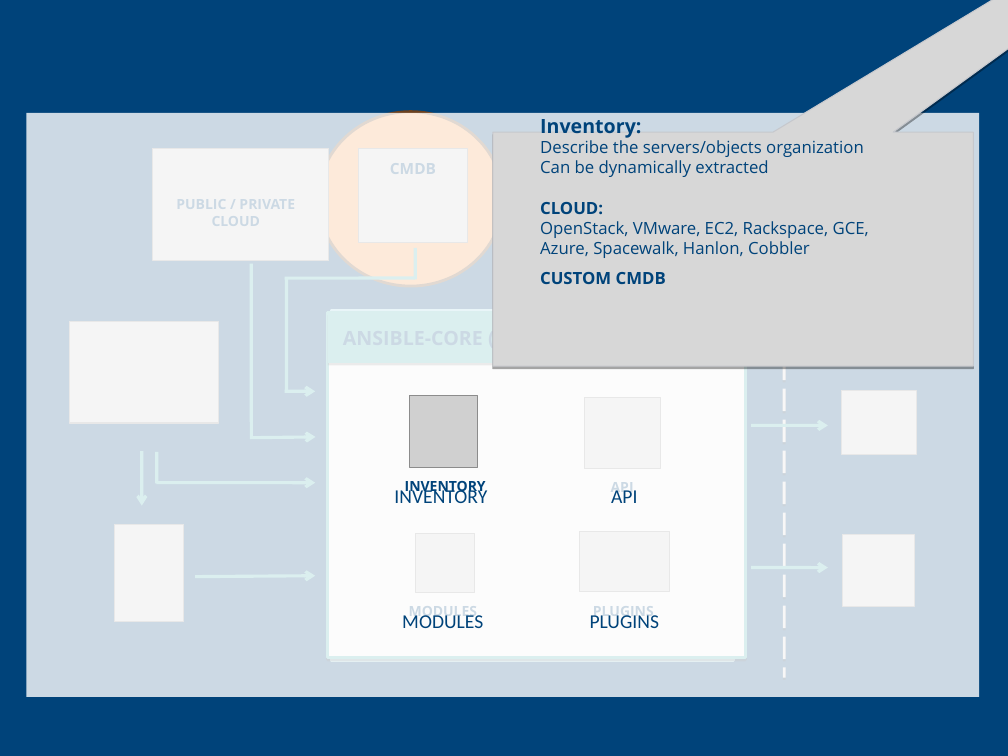
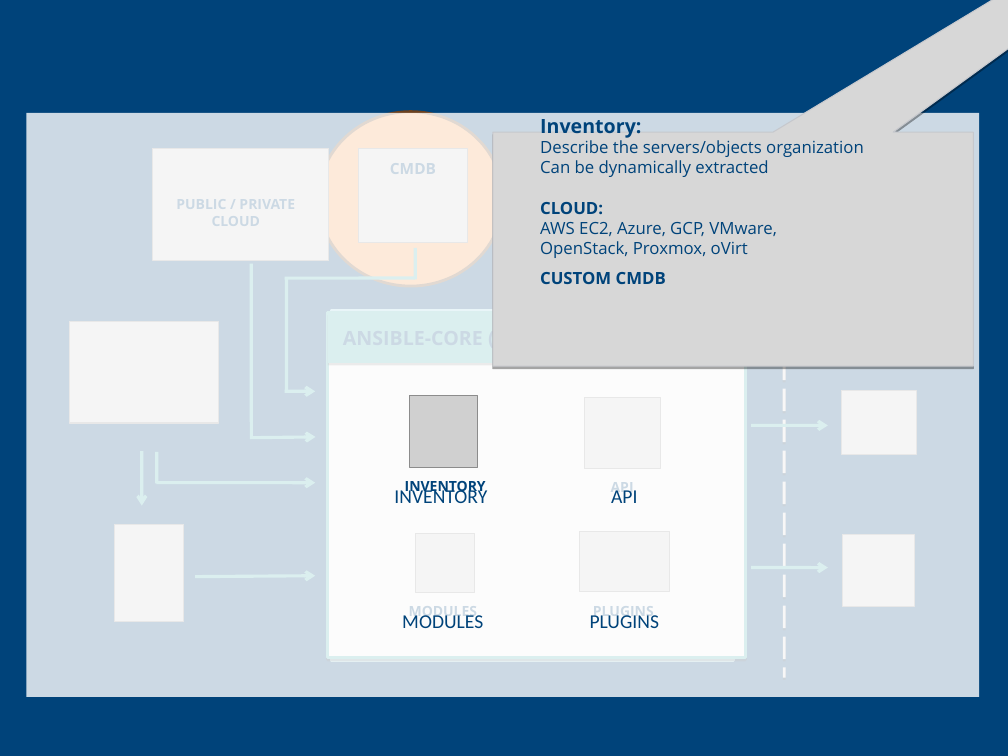
Before and after one commit to CCoupel/ansible-training, a slide deck: slide 8 of Ansible Training.pptx. Drawn at 1008x756 pixels with LibreOffice and Linux fonts; fonts in the diff are those of the drawing; grey boxes stand for pictures; background and template pictures are left out. Boxes give left, top, right and bottom in pixels: in the first picture for what was removed or moved away, otherwise in the second. Text is boxed around its words. In the diff, an @@ line names an element or a change of style, - is before the commit and + after.

```diff
--- a/Ansible Training.pptx
+++ b/Ansible Training.pptx
@@ text in free at (540, 222, 777, 258): text changed @@
-OpenStack, VMware, EC2, Rackspace, GCE,
-Azure, Spacewalk, Hanlon, Cobbler
+AWS EC2, Azure, GCP, VMware,
+OpenStack, Proxmox, oVirt
```
Also in this commit, not shown: 6 other slides changed.
